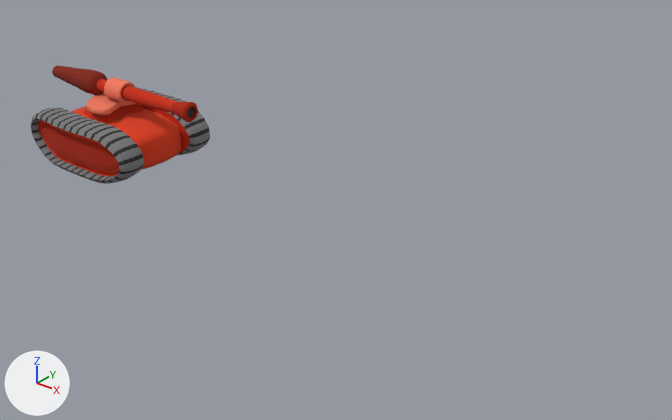
One commit to the FBX model Assets/Art/Models/EnemyArac.fbx: the scene before it, then after it.
Rendered twice from a camera (50 mm lens) standing at (7.38, -12.04, 8.01) and looking at (-2.54, 0.36, 0.32). The lights are fixed; the arrows at lower left show +X, +Y and +Z. Where no turn or scale is listed for an object, it has been applied to the vertices.

Objects in the first picture: 'EnemyArac', 'EnemySilah'.
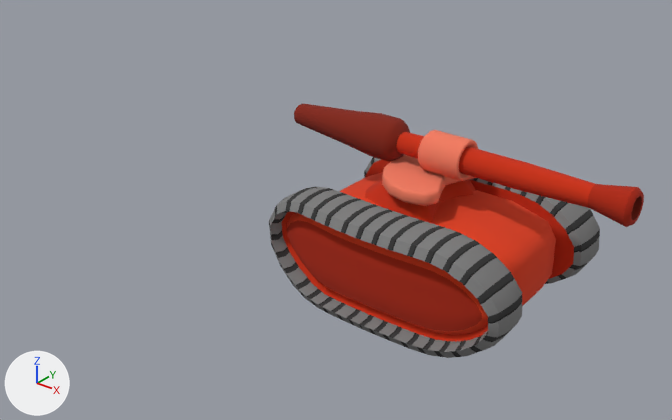
Patch to the scene script:
```diff
--- a/Assets/Art/Models/EnemyArac.fbx.py
+++ b/Assets/Art/Models/EnemyArac.fbx.py
@@ me_cube_022 @@
 me_cube_022.from_pydata(...)  # 368 vertices, 354 faces; spans x -2.2..2.26, y -0.26..0.26, z -0.26..0.26
 # used by ob_enemysilah; location = (-8.23, 0.0, 1.59)
+# me_cube_022 part 2: the whole mesh is scaled about the mesh origin by 1.43
 me_cube_022.materials.append(mat_anamaterial)
@@ me_cube_021 @@
 me_cube_021.from_pydata(...)  # 864 vertices, 806 faces; spans x -1.85..1.35, y -1.36..1.38, z -0.03..1.32
 # used by ob_enemyarac; location = (-8.06, 0.0, 0.04)
+# me_cube_021 part 1: the whole mesh is scaled about the mesh origin by (1.43, 1.43, 1.66)
 me_cube_021.materials.append(mat_anamaterial)
@@ ob_enemysilah @@
 ob_enemysilah = bpy.data.objects.new('EnemySilah', me_cube_022)
-ob_enemysilah.location = (-8.23, 0.0, 1.59)
+ob_enemysilah.location = (0.0, 0.01, 2.22)
@@ ob_enemyarac @@
 ob_enemyarac = bpy.data.objects.new('EnemyArac', me_cube_021)
-ob_enemyarac.location = (-8.06, 0.0, 0.04)
+ob_enemyarac.location = (0.23, 0.01, -0.29)
```

Boxes [x1, y1, x2, y2] around the edits, measured in the pictures (672 x 420 px):
'EnemyArac', mesh rescaled, moved (84% wider, 108% taller): before [31, 87, 210, 184]; after [269, 155, 600, 358]
'EnemySilah', mesh rescaled, moved (139% wider, 118% taller): before [52, 66, 198, 122]; after [294, 104, 644, 227]
